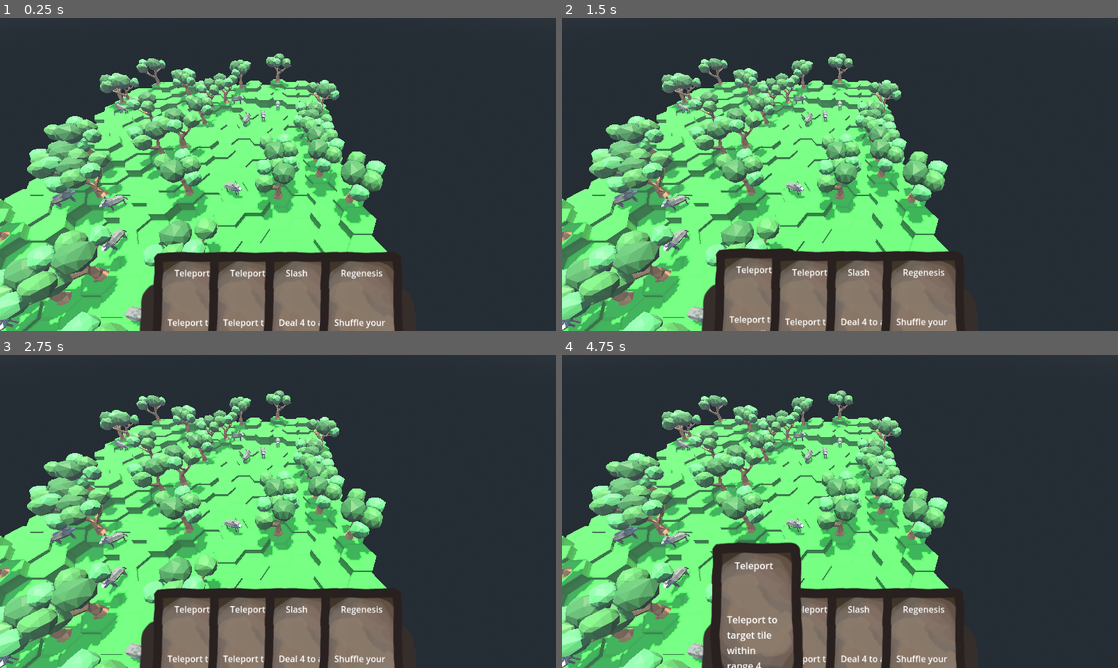
Above: before the commit, frames 1-4 (two rows, left to right).
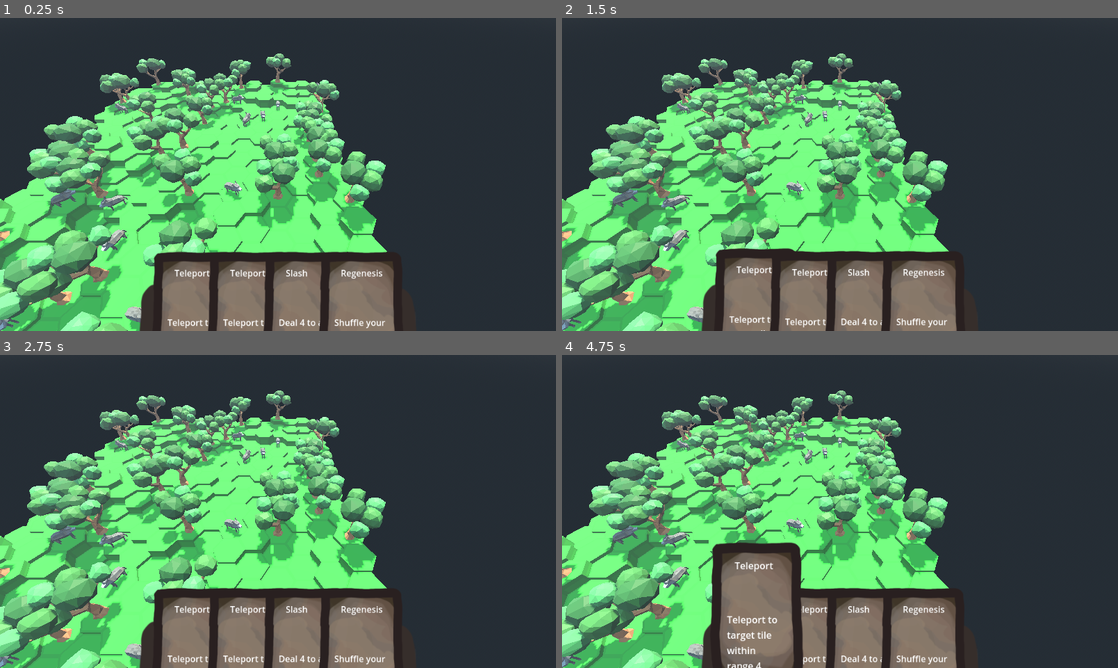
Above: after the commit, the same moments.

Repository: Boyquotes/nomad-realms-expeditions
Game: Godot game, scene res://NREGameContext.tscn
The game is run twice, just before and just after one commit, with the same random seed, the same clock (stepped at 60 frames per second) and the same inputs.
Inputs (mouse positions are in pixels of both pictures, inside the frame that each line leads up to):
- Up to frame 1 (0.25 s): no input
- Up to frame 2 (1.5 s): drag from (840, 136) to (756, 315) at 0.52 s; drag from (728, 190) to (840, 136) at 1.27 s
- Up to frame 3 (2.75 s): tap Enter at 2 s; move the mouse to (333, 442) at 2.02 s; click (333, 442) at 2.1 s
- Up to frame 4 (4.75 s): tap Space at 2.75, 4.25 s; drag from (812, 574) to (840, 489) at 2.77 s; tap Enter at 3.5 s; move the mouse to (1006, 558) at 3.52 s; click (1006, 558) at 3.6 s; drag from (673, 464) to (756, 652) at 4.27 s

The runs differ from the first frame. In frame 1, 6.4% of the frame differs, in the area x 0-70%, y 11-100%; in frame 2, 6.3%; in frame 3, 6.4%; in frame 4, 6.0%.

Commit message:
Create Nomad 3D model

Diff:
--- a/NREGameContext.tscn
+++ b/NREGameContext.tscn
@@ -46,7 +46,7 @@
 current = true
 
 [node name="Sun" type="DirectionalLight3D" parent="."]
-transform = Transform3D(1, 0, 0, 0, -0.258819, 0.965926, 0, -0.965926, -0.258819, 0, 24, 0)
+transform = Transform3D(1, 0, 0, 0, -0.5, 0.866025, 0, -0.866025, -0.5, 0, 24, 0)
 light_color = Color(1, 0.901961, 0.701961, 1)
 light_energy = 0.705
 shadow_enabled = true
--- a/Scenes/Model/GameObject/Nomad.gd
+++ b/Scenes/Model/GameObject/Nomad.gd
@@ -7,13 +7,13 @@
 @onready var camera_target_pivot: Marker3D = $CameraTargetPivot
 @onready var camera_target: Marker3D = $CameraTargetPivot/CameraTarget
 @onready var mesh_pivot: Marker3D = $MeshPivot
-@onready var sprite: Sprite3D = $MeshPivot/Sprite3D
+@onready var nomad_mesh: MeshInstance3D = $nomad/Nomad
+@onready var nomad_clothes_mesh: MeshInstance3D = $nomad/Clothes
 
 # Called when the node enters the scene tree for the first time.
 func _ready() -> void:
 	card_dashboard.hand = [GameCards.TELEPORT, GameCards.TELEPORT, GameCards.SLASH, GameCards.REGENESIS]
 	health = 20
-#	card_dashboard.hand = ["Test card 1"]
 
 func _process(_delta: float) -> void:
 	mesh_pivot.look_at(camera_target.global_position, Vector3.UP)
@@ -32,6 +32,8 @@
 func set_highlighted(h: bool) -> void:
 	super.set_highlighted(h)
 	if h:
-		sprite.material_overlay = highlight_flash
+		nomad_mesh.material_overlay = highlight_flash
+		nomad_clothes_mesh.material_overlay = highlight_flash
 	else:
-		sprite.material_overlay = null
+		nomad_mesh.material_overlay = null
+		nomad_clothes_mesh.material_overlay = null
--- a/Scenes/Model/GameObject/Nomad.tscn
+++ b/Scenes/Model/GameObject/Nomad.tscn
@@ -3,8 +3,8 @@
 [ext_resource type="Script" path="res://Scenes/Model/GameObject/Nomad.gd" id="1_d38if"]
 [ext_resource type="PackedScene" uid="uid://c3suk2hxxxjkv" path="res://Scenes/UI/WorldCard.tscn" id="3"]
 [ext_resource type="Material" uid="uid://bbg40pikh1ndj" path="res://Assets/3D/highlight_flash.tres" id="3_21smd"]
-[ext_resource type="Texture2D" uid="uid://2ofu0um3h82q" path="res://Assets/2D/jary.png" id="4"]
 [ext_resource type="Script" path="res://Scenes/Model/GameObject/CameraTargetPivot.gd" id="4_1wdfx"]
+[ext_resource type="PackedScene" uid="uid://bg63owkkh1e6q" path="res://Assets/3D/nomad.glb" id="4_e7khk"]
 
 [sub_resource type="CapsuleShape3D" id="1"]
 radius = 0.35
@@ -17,10 +17,8 @@
 
 [node name="MeshPivot" type="Marker3D" parent="."]
 
-[node name="Sprite3D" type="Sprite3D" parent="MeshPivot"]
-transform = Transform3D(0.1, 0, 0, 0, 0.1, 0, 0, 0, 0.1, 0, 0.5, 0)
-double_sided = false
-texture = ExtResource("4")
+[node name="nomad" parent="MeshPivot" instance=ExtResource("4_e7khk")]
+transform = Transform3D(0.5, 0, 0, 0, 0.5, 0, 0, 0, 0.5, 0, 0, 0)
 
 [node name="CameraTargetPivot" type="Marker3D" parent="."]
 transform = Transform3D(1, 0, 0, 0, 0.707107, 0.707107, 0, -0.707107, 0.707107, 0, 0, 0)
Binary file added: Assets/3D/nomad.glb
Not shown, added: Assets/3D/nomad.glb.import
Not shown, added: Art/3D/nomad.blend
Not shown, added: Art/3D/nomad.blend1
